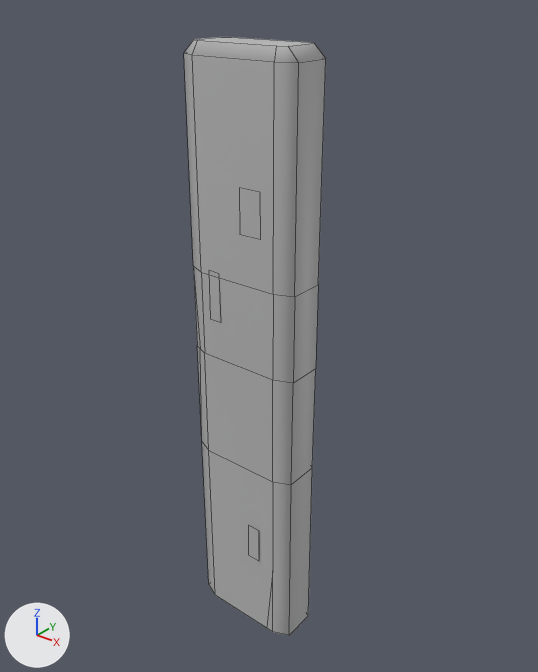
One commit to the FBX model Harvest Valley VR/Assets/Models/Buildings/FenceEnd.fbx: the scene before it, then after it.
Before and after are seen from a camera (50 mm lens) standing at (0.0009, 0.0341, 0.0278) and looking at (-0.0202, 0.0605, 0.0115). The axes (+X, +Y, +Z) are drawn at lower left. The lights are the same throughout. Mesh edges are drawn as thin lines. Where no turn or scale is listed for an object, it has been applied to the vertices.

In view in the first picture: 'Fence_End'.
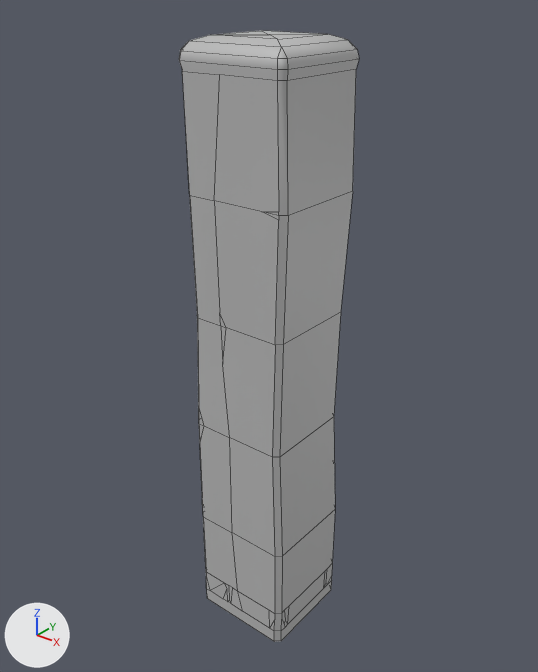
Commit message: New fences!

What differs and where, as boxes (x1, y1, x2, y2) in the pictures (538 x 672 px):
'Fence_End', reshaped, moved (27% wider): before (184, 37, 326, 635); after (179, 30, 359, 642)
part 1 of me_mesh, rebuilt (27% wider): before (184, 37, 326, 635); after (179, 30, 359, 642)
part 2 of me_mesh, deleted: before (209, 188, 260, 561)

The change in detail:
me_mesh is used by ob_fence_end; location (-0.02, 0.05911, -0.005).
me_mesh had 82 vertices, 55 faces and spanned x -0.0031..0.0031, y -0.0013..0.0013, z 0.0..0.0304.
me_mesh now has 177 vertices, 147 faces and spans x -0.0028..0.0029, y -0.0027..0.0027, z 0.0..0.0306.
me_mesh part 1: the loose piece of 54 vertices spanning x -0.0031..0.0031, y -0.0013..0.0013, z 0.0..0.0304 is rebuilt with 177 vertices and now spans x -0.0028..0.0029, y -0.0027..0.0027, z 0.0..0.0306.
me_mesh part 2: 7 loose pieces with 28 vertices, spanning x -0.0016..0.0015, y -0.0013..0.0013, z 0.0028..0.0275, are deleted.
Object 'Fence_End' (ob_fence_end) moves from (-0.02, 0.05911, -0.005) to (-0.0198, 0.06, -0.005).
